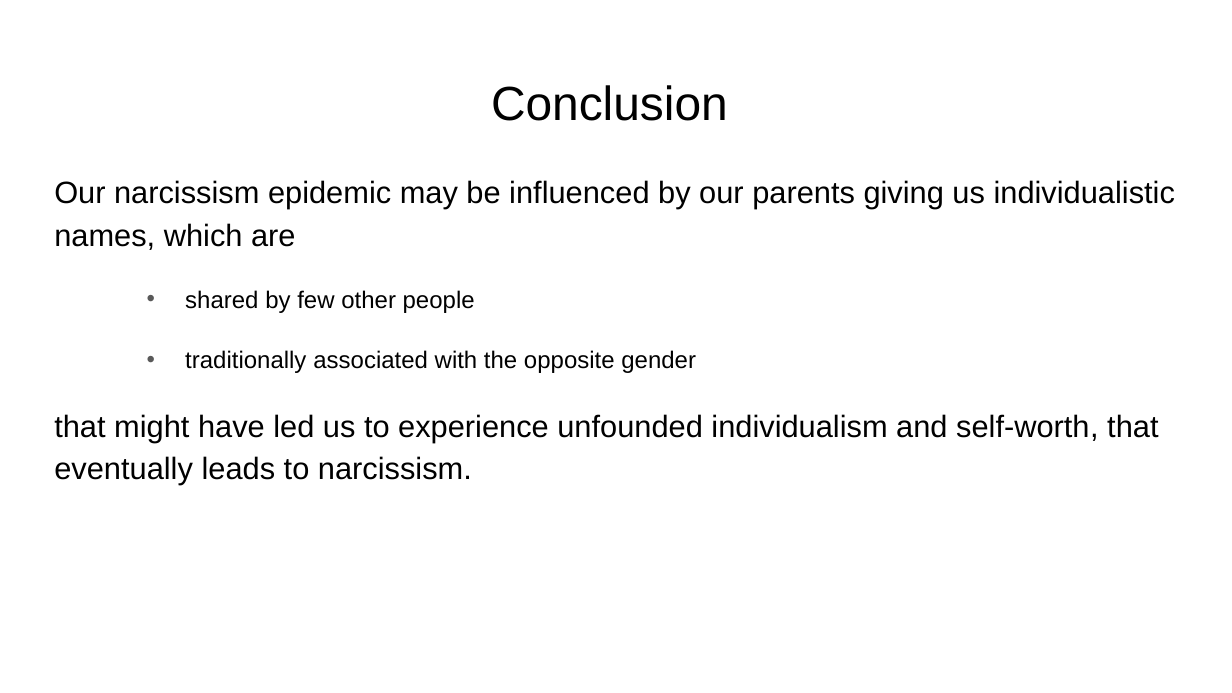
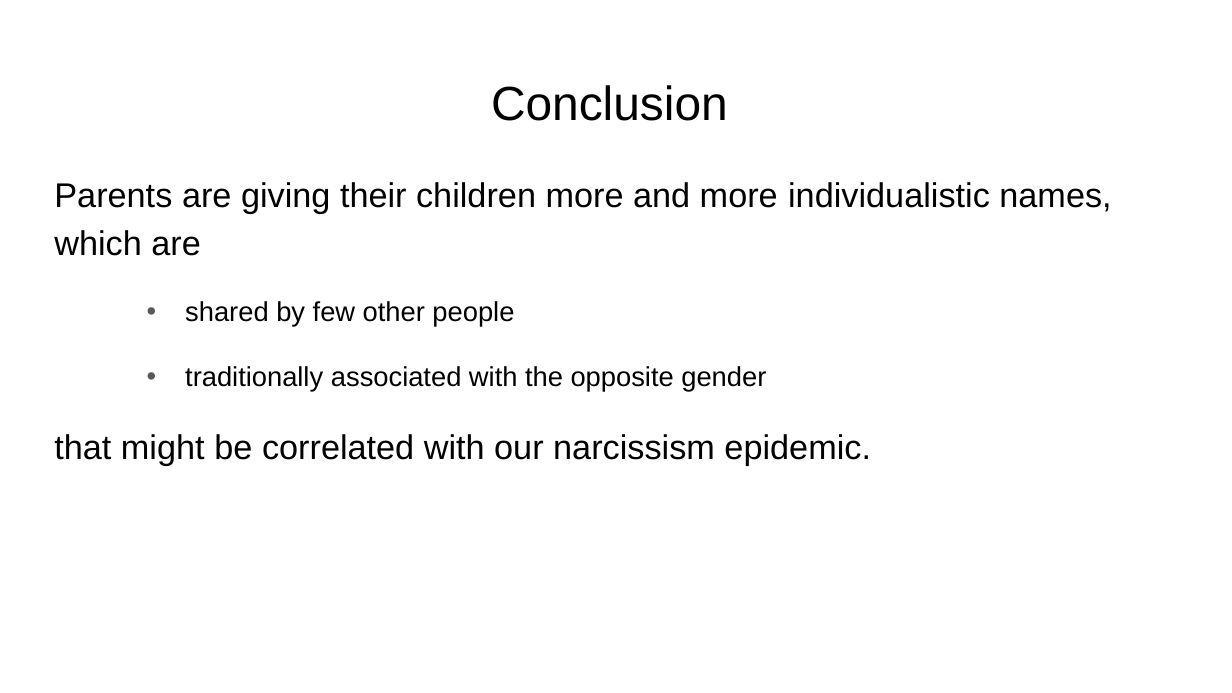
Before and after one commit to nycdatasci/bootcamp006_project, a slide deck: slide 16 of Project1-ExploreVis/JieleiZhu/Bootcamp_ Project#1.pptx. Drawn at 1232x693 pixels with LibreOffice and Linux fonts; fonts in the diff are those of the drawing. Boxes give left, top, right and bottom in pixels: in the first picture for what was removed or moved away, otherwise in the second. Text is boxed around its words. In the diff, an @@ line names an element or a change of style, - is before the commit and + after.

```diff
--- a/Project1-ExploreVis/JieleiZhu/Bootcamp_ Project#1.pptx
+++ b/Project1-ExploreVis/JieleiZhu/Bootcamp_ Project#1.pptx
@@ text at [54, 182, 1111, 256]: text changed; size 18 to 20 pt @@
-Our narcissism epidemic may be influenced by our parents giving us individualistic names, which are
+Parents are giving their children more and more individualistic names, which are
@@ text at [185, 301, 766, 392]: size 14 to 16 pt in "shared by few other people", "traditionally associated with the opposite gender" @@
@@ text at [54, 434, 871, 466]: text changed; size 18 to 20 pt @@
-that might have led us to experience unfounded individualism and self-worth, that eventually leads to narcissism.
+that might be correlated with our narcissism epidemic.
```
